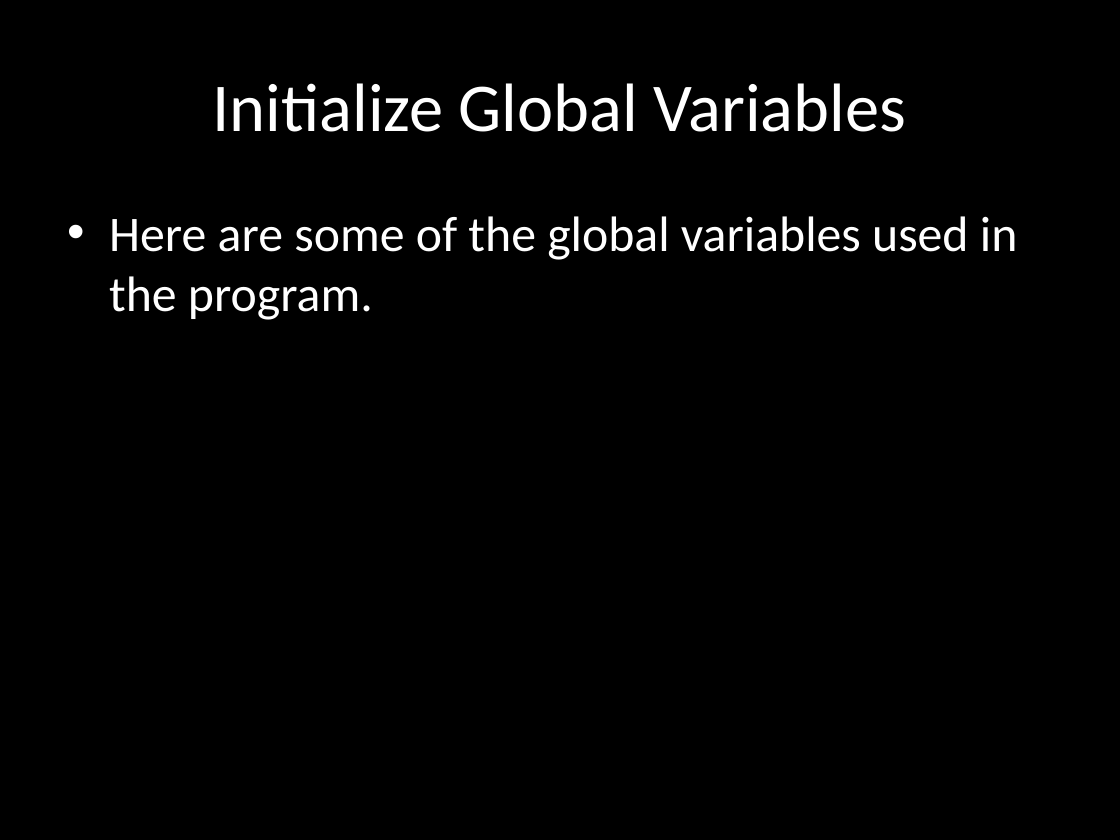
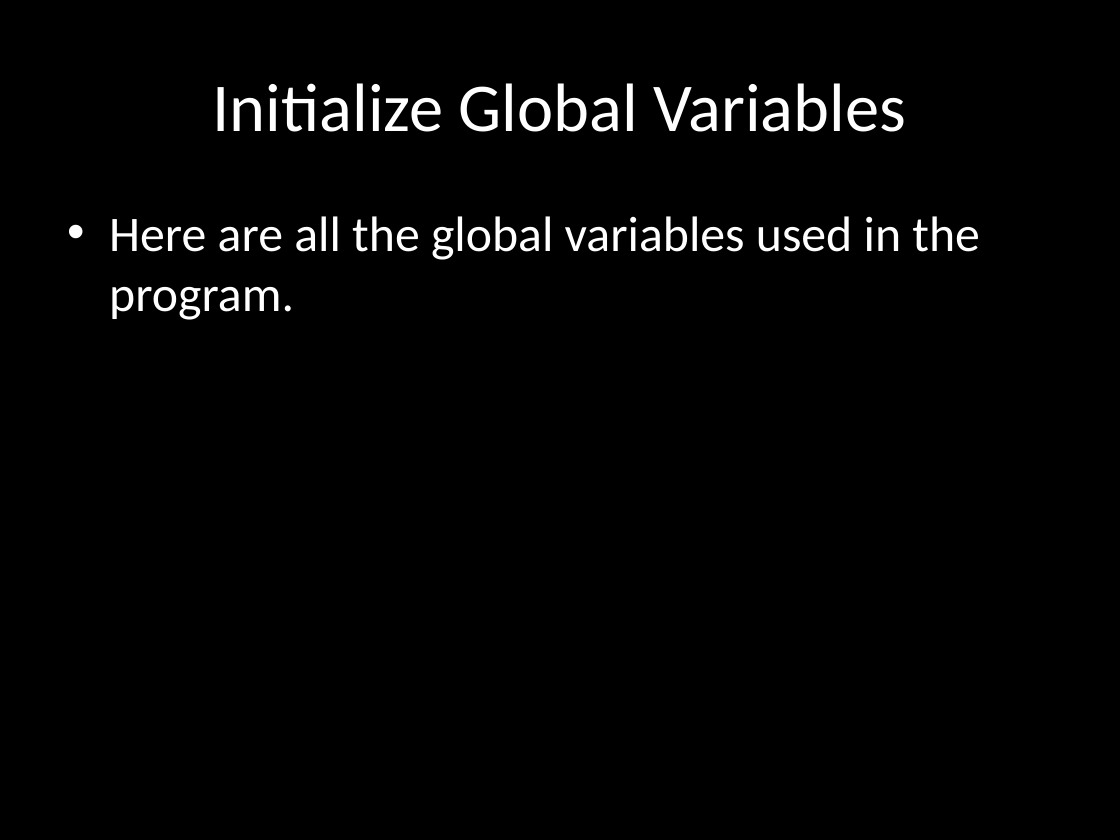
Before and after one commit to thilankam/thilankam.github.io, a slide deck: slide 15 of gsoc17/tutorial/Android_Things_PWM/movie_presentation.pptx. Drawn at 1120x840 pixels with LibreOffice and Linux fonts; fonts in the diff are those of the drawing. Boxes give left, top, right and bottom in pixels: in the first picture for what was removed or moved away, otherwise in the second. Text is boxed around its words. In the diff, an @@ line names an element or a change of style, - is before the commit and + after.

```diff
--- a/gsoc17/tutorial/Android_Things_PWM/movie_presentation.pptx
+++ b/gsoc17/tutorial/Android_Things_PWM/movie_presentation.pptx
@@ text at <box>109,216,980,320</box>: text changed @@
-• Here are some of the global variables used in the program.
+• Here are all the global variables used in the program.
```
Also in this commit, not shown: 2 other slides changed, 6 other files.
